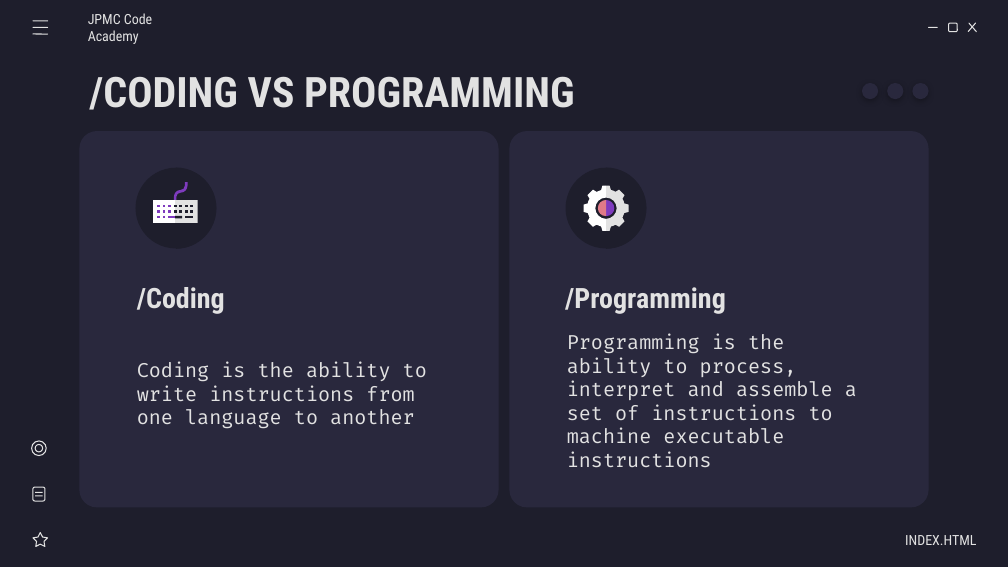
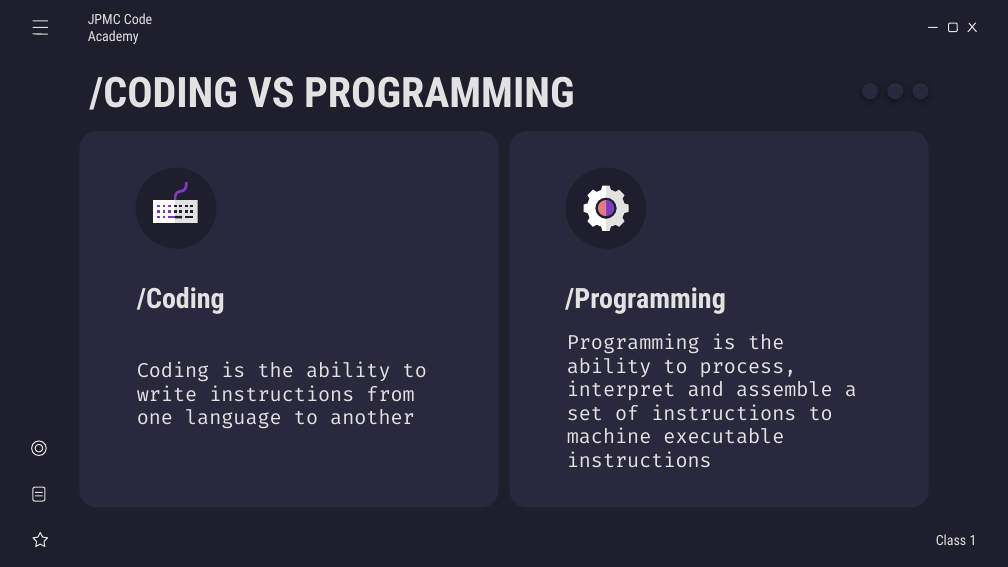
Before and after one commit to RasT110e5/code-academy-jpmc, a slide deck: slide 11 of classes/class-1/class1-slides.odp. Drawn at 1008x567 pixels with LibreOffice and Linux fonts; fonts in the diff are those of the drawing. Boxes give left, top, right and bottom in pixels: in the first picture for what was removed or moved away, otherwise in the second. Text is boxed around its words. In the diff, an @@ line names an element or a change of style, - is before the commit and + after.

```diff
--- a/classes/class-1/class1-slides.odp
+++ b/classes/class-1/class1-slides.odp
@@ subtitle at bbox=[936, 534, 977, 545]: text changed @@
-INDEX.HTML
+Class 1
```
Also in this commit, not shown: 6 other slides changed, 3 other files.
